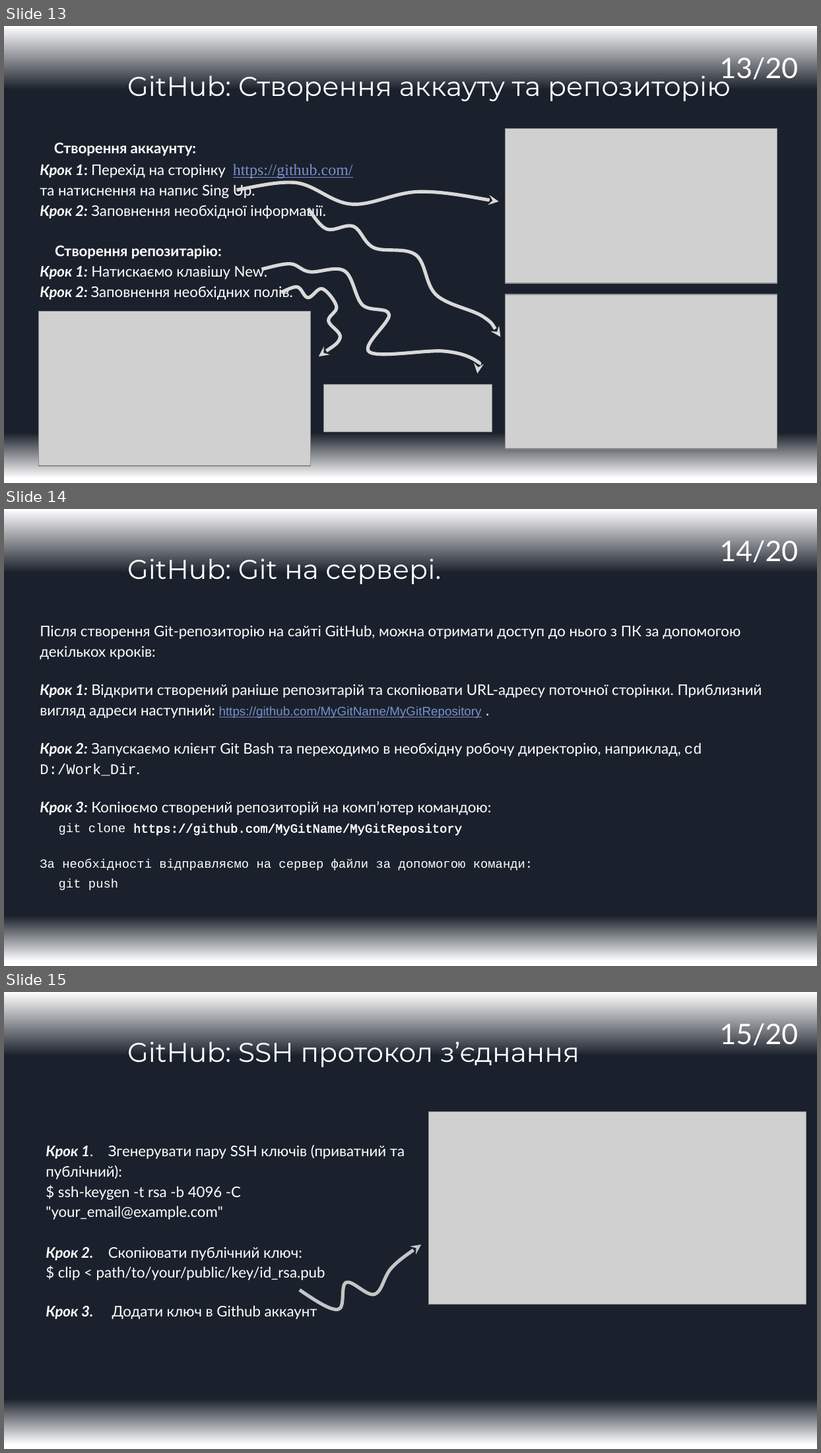
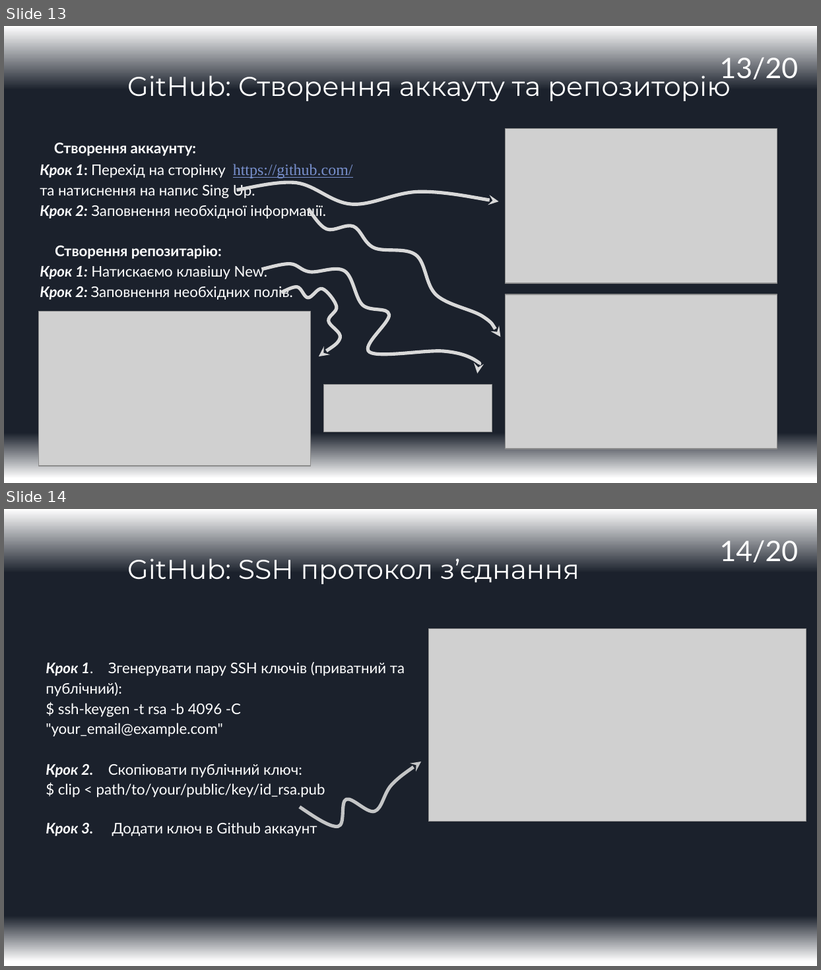
Before and after one commit to ValueOverStatic/IT-carrer-Seminars, a slide deck: Seminar1_Github_v02.pptx. Shown one above the other, each under a label of ours: slides 13, 14 and 15 before the commit, slides 13 and 14 after it. The pictures are 821x1453 and 821x970 pixels, drawn with LibreOffice and Linux fonts; fonts in the diff are those of the drawing; grey boxes stand for pictures. Boxes give left, top, right and bottom in pixels: in the first picture for what was removed or moved away, otherwise in the second. Text is boxed around its words. In the diff, an @@ line names an element or a change of style, - is before the commit and + after.

```diff
--- a/Seminar1_Github_v02.pptx
+++ b/Seminar1_Github_v02.pptx
@@ slide 14 removed at bbox=[4, 509, 817, 966], background gradient #FFFFFF to #1B212C @@
@@ page number removed at bbox=[720, 540, 798, 566] @@
-14/20
@@ title removed at bbox=[127, 553, 441, 584] @@
-GitHub: Git на сервері.
@@ text removed at bbox=[40, 625, 762, 890] @@
-Після створення Git-репозиторію на сайті GitHub, можна отримати доступ до нього з ПК за допомогою декількох кроків:
-Крок 1: Відкрити створений раніше репозитарій та скопіювати URL-адресу поточної сторінки. Приблизний вигляд адреси наступний: https://github.com/MyGitName/MyGitRepository .
-Крок 2: Запускаємо клієнт Git Bash та переходимо в необхідну робочу директорію, наприклад, cd D:/Work_Dir.
-Крок 3: Копіюємо створений репозиторій на комп’ютер командою:
-git clone https://github.com/MyGitName/MyGitRepository
-За необхідності відправляємо на сервер файли за допомогою команди:
-git push
@@ what was slide 15 is now slide 14 @@
@@ page number at bbox=[720, 540, 798, 566]: text changed @@
-15/20
+14/20
```
Also in this commit, not shown: 5 slides changed.
